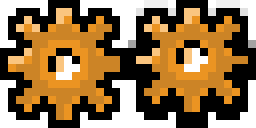
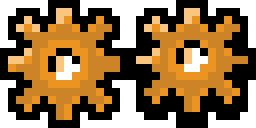
Comparing the layer stacks of the two 256px x 128px images. Changes:
painted on "Calque 3" over [128, 0, 256, 48]
